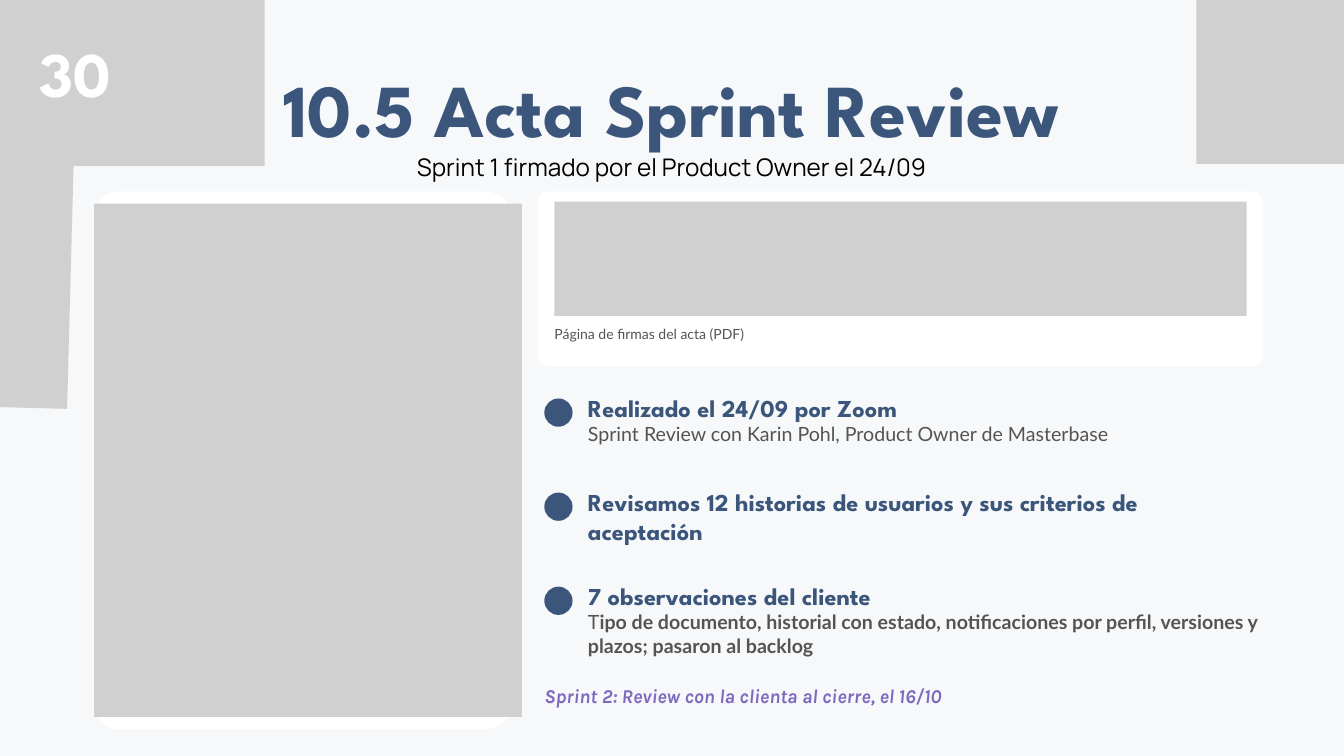
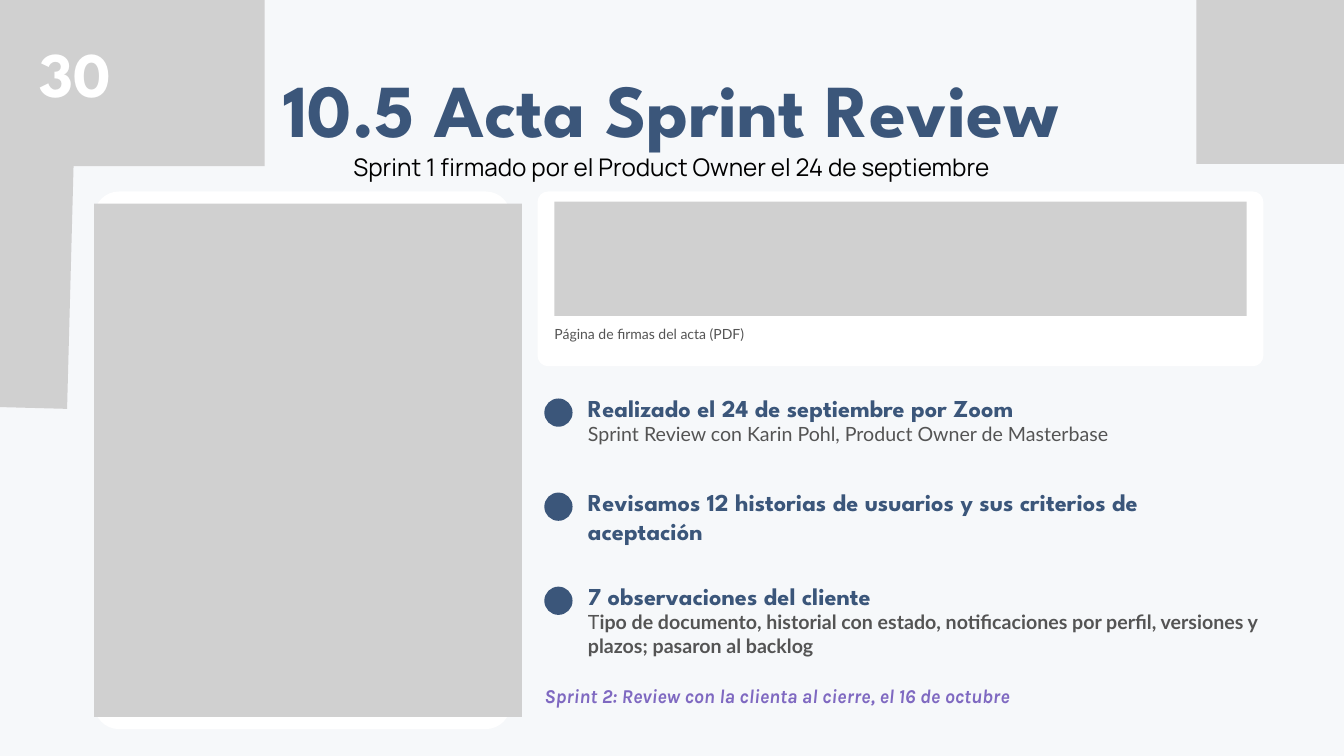
Before and after one commit to kesotof/Capstone_Equipo_6, a slide deck: slide 30 of Fase 2/Evidencias Proyecto/Presentacion Proyecto.pptx. Drawn at 1344x756 pixels with LibreOffice and Linux fonts; fonts in the diff are those of the drawing; grey boxes stand for pictures. Boxes give left, top, right and bottom in pixels: in the first picture for what was removed or moved away, otherwise in the second. Text is boxed around its words. In the diff, an @@ line names an element or a change of style, - is before the commit and + after.

```diff
--- a/Fase 2/Evidencias Proyecto/Presentacion Proyecto.pptx
+++ b/Fase 2/Evidencias Proyecto/Presentacion Proyecto.pptx
@@ text at (353, 158, 990, 182): text changed @@
-Sprint 1 firmado por el Product Owner el 24/09
+Sprint 1 firmado por el Product Owner el 24 de septiembre
@@ text at (588, 400, 1013, 422): text changed @@
-Realizado el 24/09 por Zoom
+Realizado el 24 de septiembre por Zoom
@@ text at (544, 689, 1010, 708): text changed @@
-Sprint 2: Review con la clienta al cierre, el 16/10
+Sprint 2: Review con la clienta al cierre, el 16 de octubre
```
Also in this commit, not shown: 13 other slides changed, 11 slides added, 4 slides removed, 1 other file.
